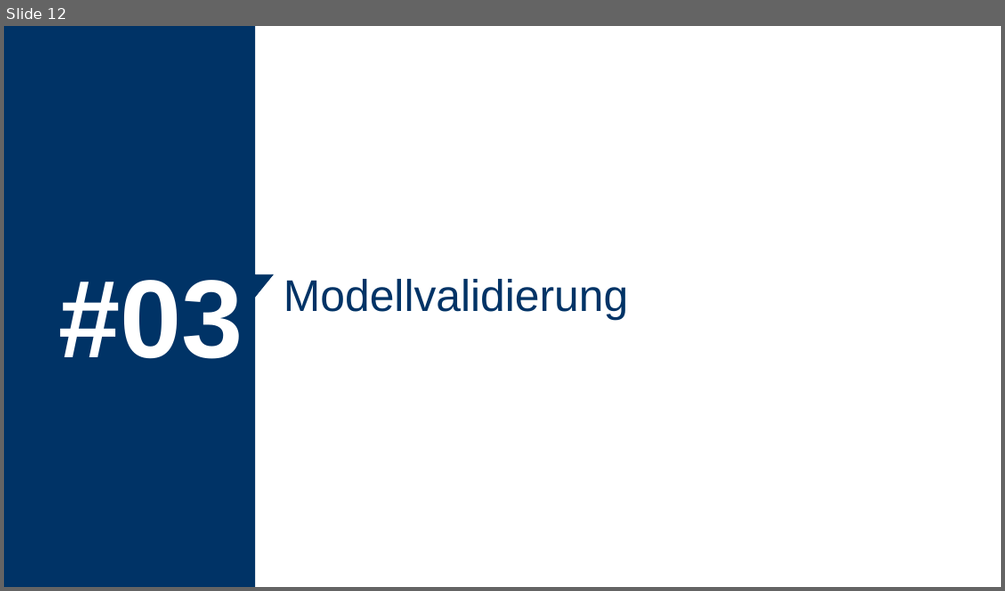
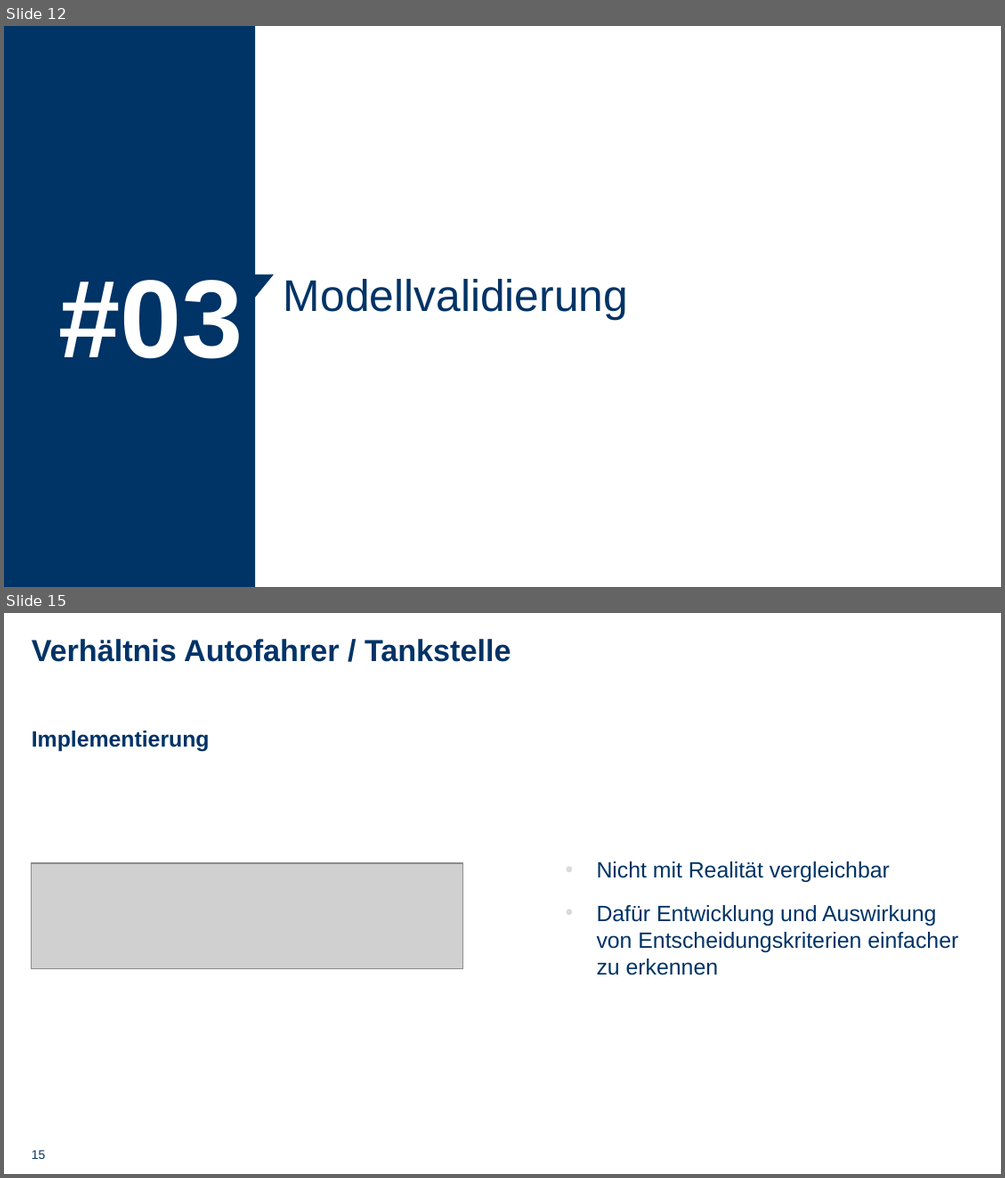
Before and after one commit to Shark919/Metaheuristiken, a slide deck: presentations/simulation/TankstellenSimulation.pptx. Shown one above the other, each under a label of ours: slide 12 before the commit, slides 12 and 15 after it; the slides between them are not shown. The pictures are 1005x591 and 1005x1178 pixels, drawn with LibreOffice and Linux fonts; fonts in the diff are those of the drawing; grey boxes stand for pictures. Boxes give left, top, right and bottom in pixels: in the first picture for what was removed or moved away, otherwise in the second. Text is boxed around its words. In the diff, an @@ line names an element or a change of style, - is before the commit and + after.

```diff
--- a/presentations/simulation/TankstellenSimulation.pptx
+++ b/presentations/simulation/TankstellenSimulation.pptx
@@ slide 15 added at [4, 613, 1001, 1174], background #FFFFFF @@
@@ title added at [32, 639, 510, 662], 22 pt, text #003366, bold @@
+Verhältnis Autofahrer / Tankstelle
@@ text added at [32, 730, 210, 752], 16 pt, text #003366, bold @@
+Implementierung
@@ picture added at [32, 863, 463, 969] @@
@@ text added at [597, 861, 958, 975], 16 pt, text #003366 @@
+• Nicht mit Realität vergleichbar
+• Dafür Entwicklung und Auswirkung von Entscheidungskriterien einfacher zu erkennen
@@ page number added at [32, 1150, 46, 1159], 9 pt, text #003366 @@
+15
```
Also in this commit, not shown: 2 slides changed, 3 other slides added, 4 slides removed, 2 other files.
